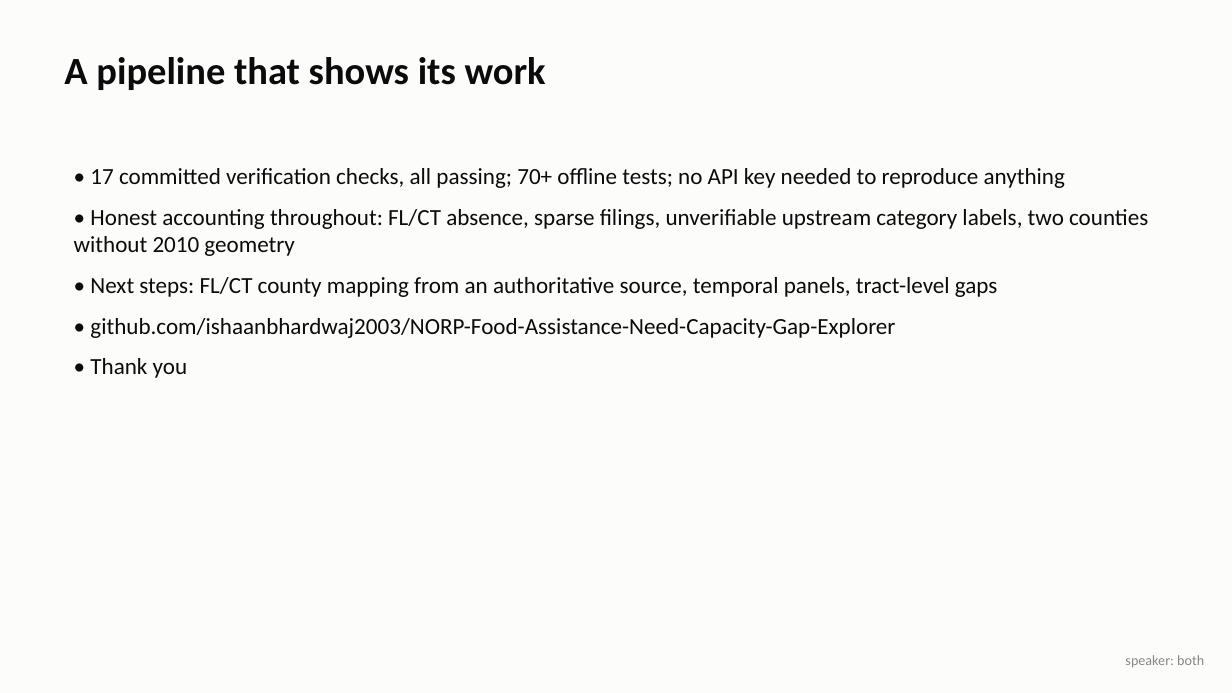
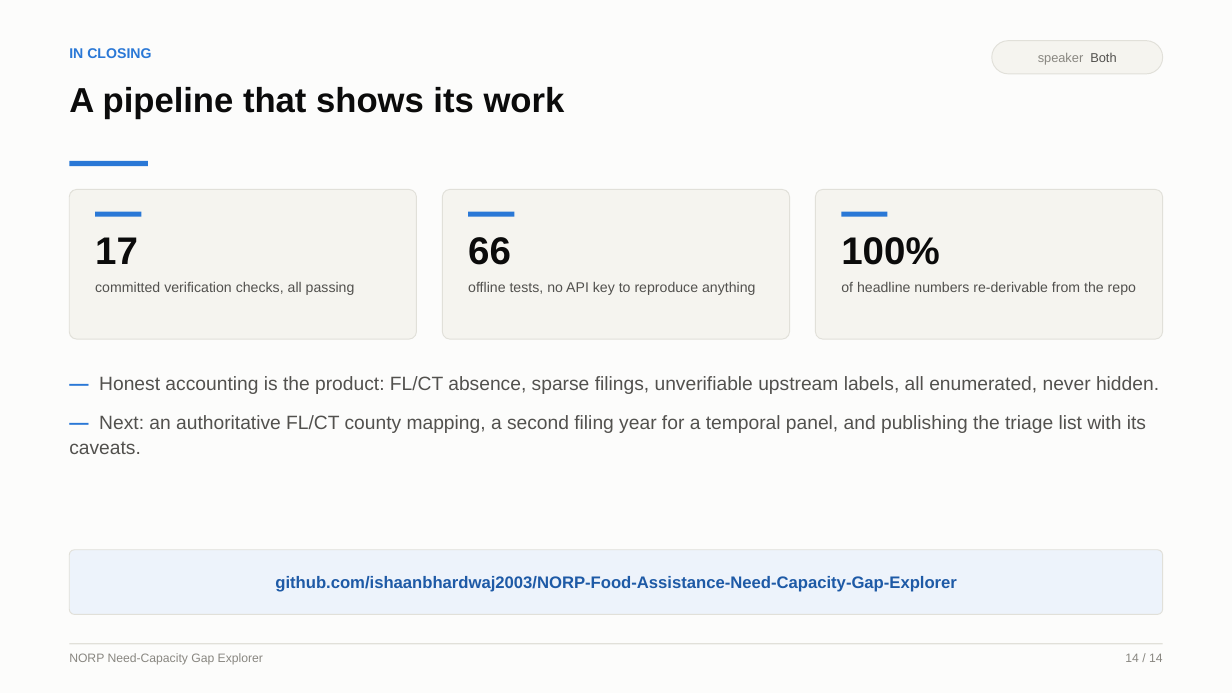
Before and after one commit to ishaanbhardwaj2003/NORP-Food-Assistance-Need-Capacity-Gap-Explorer, a slide deck: slide 14 of presentation/NORP_Final_Presentation.pptx. Drawn at 1232x693 pixels with LibreOffice and Linux fonts; fonts in the diff are those of the drawing. Boxes give left, top, right and bottom in pixels: in the first picture for what was removed or moved away, otherwise in the second. Text is boxed around its words. In the diff, an @@ line names an element or a change of style, - is before the commit and + after.

```diff
--- a/presentation/NORP_Final_Presentation.pptx
+++ b/presentation/NORP_Final_Presentation.pptx
@@ text added at bbox=[69, 48, 151, 58], 11 pt, text #2A78D6, bold @@
+IN CLOSING
@@ rounded rectangle "speaker Both": place and size @@
-rounded rectangle "speaker Both" at bbox=[1125, 655, 1204, 667]
+rounded rectangle "speaker Both" at bbox=[992, 41, 1163, 74]
@@ rounded rectangle "speaker Both" at bbox=[992, 41, 1163, 74]: vertical alignment top to middle; fill none to #F5F4EF; outline none to #E1E0D9 0.75 pt @@
@@ text in rounded rectangle at bbox=[1038, 53, 1116, 65]: text changed; size 11 to 10 pt; font Calibri to Arial @@
-speaker: both
+speaker Both
@@ text "A pipeline that shows its ...": place and size @@
-text "A pipeline that shows its ..." at bbox=[64, 57, 546, 90]
+text "A pipeline that shows its ..." at bbox=[69, 87, 565, 119]
@@ text "A pipeline that shows its ..." at bbox=[69, 87, 565, 119]: size 30 to 27 pt, font Calibri to Arial @@
@@ rectangle added at bbox=[69, 161, 148, 166], fill #2A78D6 @@
@@ text removed at bbox=[74, 168, 1148, 378] @@
-• 17 committed verification checks, all passing; 70+ offline tests; no API key needed to reproduce anything
-• Honest accounting throughout: FL/CT absence, sparse filings, unverifiable upstream category labels, two counties without 2010 geometry
-• Next steps: FL/CT county mapping from an authoritative source, temporal panels, tract-level gaps
-• github.com/ishaanbhardwaj2003/NORP-Food-Assistance-Need-Capacity-Gap-Explorer
-• Thank you
@@ rounded rectangle added at bbox=[69, 189, 417, 339], fill #F5F4EF, outline #E1E0D9 0.75 pt @@
@@ rounded rectangle added at bbox=[443, 189, 790, 339], fill #F5F4EF, outline #E1E0D9 0.75 pt @@
@@ rounded rectangle added at bbox=[816, 189, 1164, 339], fill #F5F4EF, outline #E1E0D9 0.75 pt @@
@@ rectangle added at bbox=[95, 212, 141, 217], fill #2A78D6 @@
@@ text added at bbox=[95, 237, 138, 264], 30 pt, text #0B0B0B, bold @@
+17
@@ text added at bbox=[468, 237, 511, 265], 30 pt, text #0B0B0B, bold @@
+66
@@ rectangle added at bbox=[469, 212, 515, 217], fill #2A78D6 @@
@@ text added at bbox=[841, 237, 939, 265], 30 pt, text #0B0B0B, bold @@
+100%
@@ rectangle added at bbox=[842, 212, 888, 217], fill #2A78D6 @@
@@ text added at bbox=[95, 282, 355, 295], 11 pt, text #52514E @@
+committed verification checks, all passing
@@ text added at bbox=[468, 282, 755, 295], 11 pt, text #52514E @@
+offline tests, no API key to reproduce anything
@@ text added at bbox=[841, 282, 1136, 295], 11 pt, text #52514E @@
+of headline numbers re-derivable from the repo
@@ text added at bbox=[69, 376, 1159, 454], 15 pt, text #52514E @@
+— Honest accounting is the product: FL/CT absence, sparse filings, unverifiable upstream labels, all enumerated, never hidden.
+— Next: an authoritative FL/CT county mapping, a second filing year for a temporal panel, and publishing the triage list with its caveats.
@@ rounded rectangle added at bbox=[69, 550, 1163, 615], fill #EDF3FB, outline #E1E0D9 0.75 pt @@
@@ text added at bbox=[275, 576, 957, 592], 13 pt, text #1E5AA6, bold @@
+github.com/ishaanbhardwaj2003/NORP-Food-Assistance-Need-Capacity-Gap-Explorer
@@ rectangle added at bbox=[69, 643, 1163, 644], fill #E1E0D9 @@
@@ text added at bbox=[69, 653, 263, 665], 9.5 pt, text #898781 @@
+NORP Need-Capacity Gap Explorer
@@ text added at bbox=[1125, 653, 1163, 662], 9.5 pt, text #898781 @@
+14 / 14
```
Also in this commit, not shown: 7 other slides changed, 6 slides added, 6 slides removed, 1 other file.
